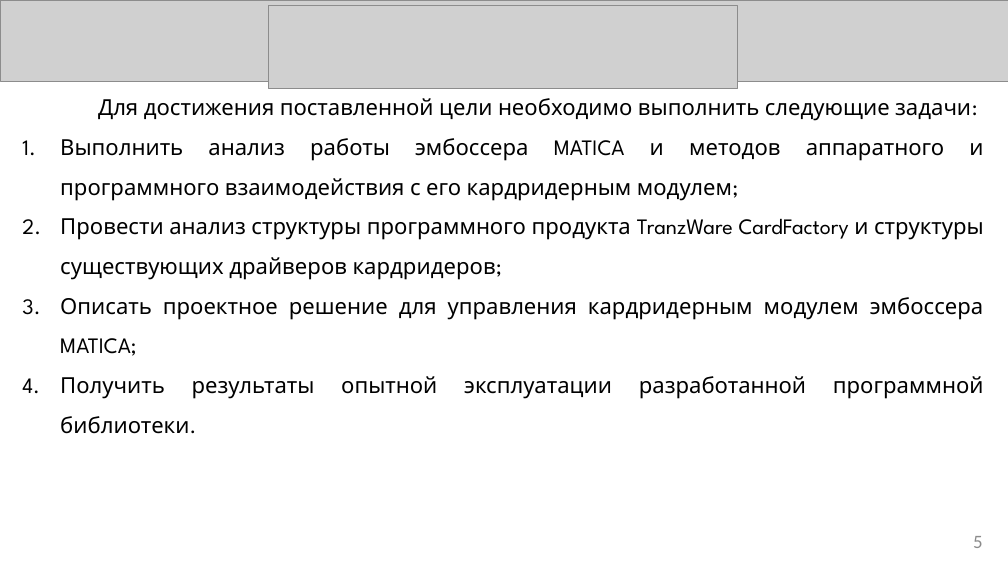
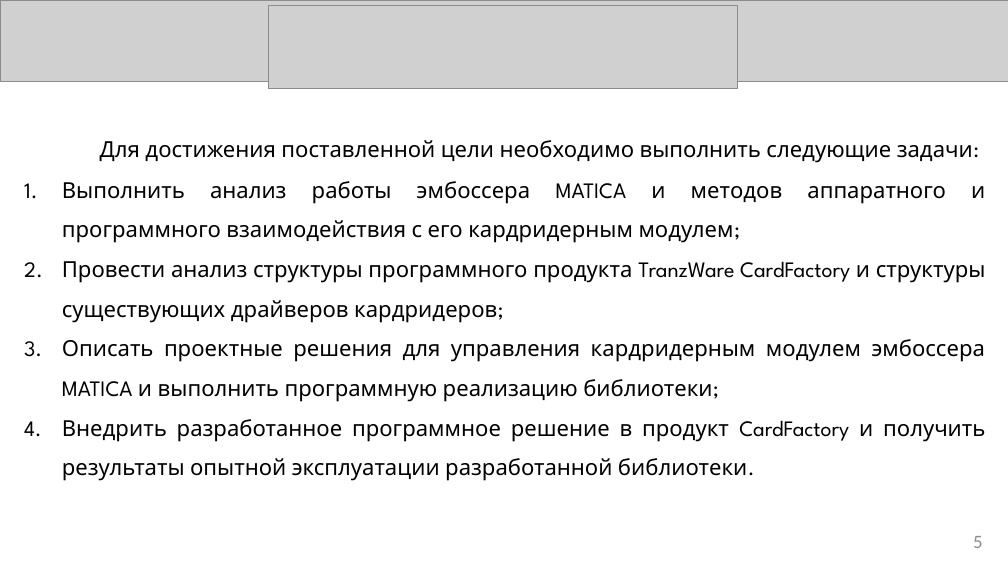
Before and after one commit to KonstantinShemyakin/Diplom, a slide deck: slide 5 of Presentation/NMSTU_Presentation.pptx. Drawn at 1008x567 pixels with LibreOffice and Linux fonts; fonts in the diff are those of the drawing; grey boxes stand for pictures. Boxes give left, top, right and bottom in pixels: in the first picture for what was removed or moved away, otherwise in the second. Text is boxed around its words. In the diff, an @@ line names an element or a change of style, - is before the commit and + after.

```diff
--- a/Presentation/NMSTU_Presentation.pptx
+++ b/Presentation/NMSTU_Presentation.pptx
@@ text "Для достижения поставленной цели необходимо ...": place and size @@
-text "Для достижения поставленной цели необходимо ..." at box(60, 98, 984, 434)
+text "Для достижения поставленной цели необходимо ..." at box(62, 140, 986, 481)
@@ text at box(62, 339, 985, 481): text changed @@
-3. Описать проектное решение для управления кардридерным модулем эмбоссера MATICA;
-4. Получить результаты опытной эксплуатации разработанной программной библиотеки.
+3. Описать проектные решения для управления кардридерным модулем эмбоссера MATICA и выполнить программную реализацию библиотеки;
+4. Внедрить разработанное программное решение в продукт CardFactory и получить результаты опытной эксплуатации разработанной библиотеки.
```
Also in this commit, not shown: 6 other slides changed, 1 other file.
